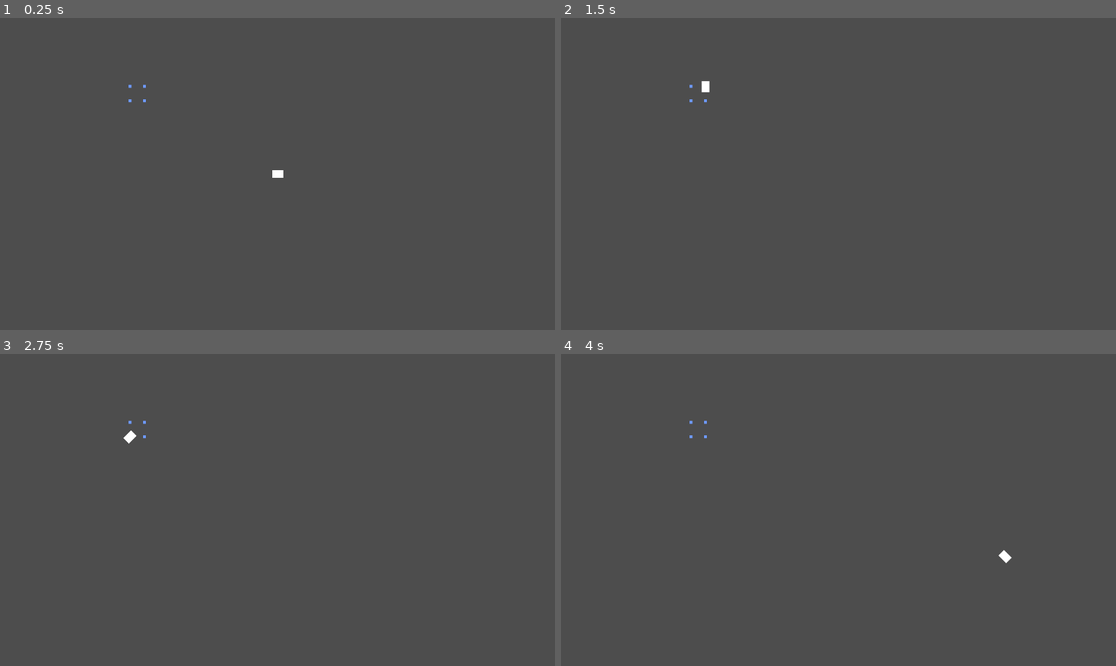
Above: before the commit, frames 1-4 (two rows, left to right).
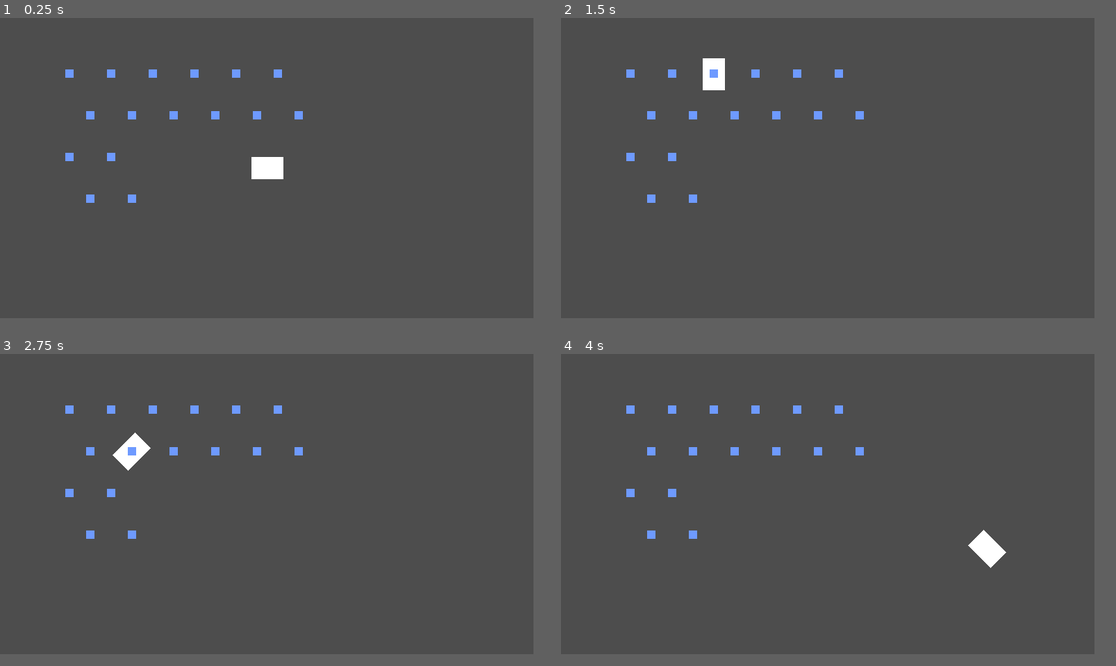
Above: after the commit, the same moments.

Repository: roam1n/forge
Game: Godot game, scene res://Scenes/foundryRoom.tscn
Same seed, same stepped clock (60 frames per second), same inputs: the game is played once before the commit and once after it. The project has no main scene, so this scene is started directly.
Inputs (mouse positions are in pixels of both pictures, inside the frame that each line leads up to):
- Up to frame 1 (0.25 s): no input
- Up to frame 2 (1.5 s): tap Enter at 0.5 s; move the mouse to (688, 86) at 0.52 s; right-click (688, 86) at 0.6 s; tap Space at 1.25 s; move the mouse to (705, 86) at 1.27 s; right-click (705, 86) at 1.35 s
- Up to frame 3 (2.75 s): tap Enter at 2 s; move the mouse to (127, 438) at 2.02 s; right-click (127, 438) at 2.1 s
- Up to frame 4 (4 s): tap Space at 2.75 s; move the mouse to (705, 438) at 2.77 s; right-click (705, 438) at 2.85 s; tap Enter at 3.5 s; move the mouse to (1005, 556) at 3.52 s; right-click (1005, 556) at 3.6 s
In our replay, the window is 799x449 before the commit and 768x432 after it. These sizes can differ from the game's own. Grey fills any space a smaller window leaves; there, only what the larger window draws over its background counts as a difference.

The runs differ from the first frame. In frame 1, 1.0% of the frame differs, in the area x 11-55%, y 16-60%; in frame 2, 1.0%; in frame 3, 1.0%; in frame 4, 1.1%, in the area x 11-82%, y 16-69%.

Commit message:
feat:根据数值生成点阵

Diff:
--- /dev/null
+++ b/Elements/backpack/chunk.tscn
@@ -0,0 +1,13 @@
+[gd_scene load_steps=2 format=3 uid="uid://cs0b85gxou0vh"]
+
+[sub_resource type="CircleShape2D" id="CircleShape2D_ooe0u"]
+radius = 15.0
+
+[node name="Chunk" type="StaticBody2D"]
+position = Vector2(128, 31)
+
+[node name="CollisionShape2D" type="CollisionShape2D" parent="."]
+shape = SubResource("CircleShape2D_ooe0u")
+
+[node name="Polygon2D" type="Polygon2D" parent="."]
+polygon = PackedVector2Array(-11, -8, 12, -8, 12, 8, -11, 8)
--- /dev/null
+++ b/Elements/dotMatrix/dot_matrix.gd
@@ -0,0 +1,26 @@
+extends Node2D
+
+
+const SOLID_DOT:PackedScene = preload("res://Elements/dotMatrix/solid_dot.tscn")
+
+@export var curr_mold: Mold
+
+# 当鼠标移到点的区域范围内，返回这个点的位置信息
+signal active_dot(dot_position:Vector2)
+
+const DISTANCE:float = 30.0
+
+func _ready() -> void:
+	generate_dot_matrix(curr_mold.solid_dots)
+
+func generate_dot_matrix(solids:PackedVector2Array) -> void:
+	for solid in solids:
+		var node:Node2D = SOLID_DOT.instantiate()
+		add_child(node)
+		node.owner = self
+		# 绘制45度倾斜点阵
+		if floori(solid.y) % 2 == 1:
+			node.position.x = solid.x * DISTANCE + DISTANCE / 2.0
+			node.position.y = solid.y * DISTANCE
+		else:
+			node.position = solid * DISTANCE
--- /dev/null
+++ b/Elements/dotMatrix/dot_matrix.tscn
@@ -0,0 +1,8 @@
+[gd_scene load_steps=3 format=3 uid="uid://b2im3a2kfprgu"]
+
+[ext_resource type="Script" path="res://Elements/dotMatrix/dot_matrix.gd" id="1_h8i4f"]
+[ext_resource type="Resource" uid="uid://bmshox531lm2" path="res://dataTables/molds/oak_staff_a12.tres" id="2_6irg1"]
+
+[node name="DotMatrix" type="Node2D"]
+script = ExtResource("1_h8i4f")
+curr_mold = ExtResource("2_6irg1")
--- a/Elements/dotMatrix/solid_dot.gd
+++ b/Elements/dotMatrix/solid_dot.gd
@@ -4,13 +4,9 @@
 signal current_dot_position(position: Vector2)
 
 func _ready() -> void:
-	print("dot ready ", position)
-
 	mouse_entered.connect(_on_mouse_entered)
-	if owner:
-		mouse_exited.connect(owner._on_solid_dot_mouse_exited)
-		current_dot_position.connect(owner._on_solid_dot_mouse_entered)
 
 func _on_mouse_entered() -> void:
-	print("current dot position: ", position)
-	current_dot_position.emit(position)
+	if owner and owner.active_dot:
+		print("current dot position: ", position)
+		owner.active_dot.emit(position)
--- a/Elements/dotMatrix/solid_dot.tscn
+++ b/Elements/dotMatrix/solid_dot.tscn
@@ -2,17 +2,15 @@
 
 [ext_resource type="Script" path="res://Elements/dotMatrix/solid_dot.gd" id="1_poiew"]
 
-[sub_resource type="CircleShape2D" id="CircleShape2D_s40ct"]
-radius = 8.0
+[sub_resource type="RectangleShape2D" id="RectangleShape2D_2p3pu"]
+size = Vector2(30, 30)
 
 [node name="SolidDot" type="Area2D"]
 collision_layer = 15
-collision_priority = 99.0
-priority = 99
 script = ExtResource("1_poiew")
 
 [node name="CollisionShape2D" type="CollisionShape2D" parent="."]
-shape = SubResource("CircleShape2D_s40ct")
+shape = SubResource("RectangleShape2D_2p3pu")
 
 [node name="Polygon2D" type="Polygon2D" parent="."]
 color = Color(0.435294, 0.603922, 1, 1)
--- a/Scenes/foundryRoom.gd
+++ b/Scenes/foundryRoom.gd
@@ -1,6 +1,7 @@
 extends Node2D
 
-@onready var rigid_body_2d: CollisionObject2D = $RigidBody2D
+
+@onready var chunk: StaticBody2D = $Chunk
 
 const ROTATE_DEGREES: float = 45.0
 
@@ -10,23 +11,20 @@
 	_is_focusing_chunk = true
 
 func _physics_process(_delta: float) -> void:
-	if _is_focusing_chunk:
-		rigid_body_2d.position = get_local_mouse_position()
+	if _is_focusing_chunk or (get_local_mouse_position() - chunk.position).length() >= 25.0:
+		_is_focusing_chunk = true
+		chunk.position = get_local_mouse_position()
 
 	if Input.is_action_just_pressed("mouse_right"):
-		rigid_body_2d.rotation_degrees = _rotate_chunk(rigid_body_2d.rotation_degrees)
-		print("rotation: ", rigid_body_2d.rotation_degrees)
+		chunk.rotation_degrees = _rotate_chunk(chunk.rotation_degrees)
+		print("rotation: ", chunk.rotation_degrees)
 
-func _on_solid_dot_mouse_entered(dot_position: Vector2) -> void:
-	rigid_body_2d.position = dot_position
+func _on_dot_matrix_active_dot(dot_position: Vector2) -> void:
+	chunk.position = dot_position
 	_is_focusing_chunk = false
-	print("remove rigid body")
 
-func _on_solid_dot_mouse_exited() -> void:
-	_is_focusing_chunk = true
-	print("leave area")
-
+# 控制chunk每次旋转的角度，将值域控制在[0,360)中
 func _rotate_chunk(current_degrees:float) -> float:
-	if current_degrees > 360.0 :
+	if current_degrees >= 360.0 - ROTATE_DEGREES:
 		return current_degrees - 360.0 + ROTATE_DEGREES
 	return current_degrees + ROTATE_DEGREES
--- a/Scenes/foundryRoom.tscn
+++ b/Scenes/foundryRoom.tscn
@@ -1,31 +1,17 @@
 [gd_scene load_steps=4 format=3 uid="uid://buxb7ioborqqj"]
 
 [ext_resource type="Script" path="res://Scenes/foundryRoom.gd" id="1_q1cvm"]
-[ext_resource type="PackedScene" uid="uid://bbtmlqwqbnwwa" path="res://Elements/dotMatrix/solid_dot.tscn" id="1_vifgb"]
-
-[sub_resource type="CircleShape2D" id="CircleShape2D_ooe0u"]
-radius = 15.0
+[ext_resource type="PackedScene" uid="uid://cs0b85gxou0vh" path="res://Elements/backpack/chunk.tscn" id="2_nsnny"]
+[ext_resource type="PackedScene" uid="uid://b2im3a2kfprgu" path="res://Elements/dotMatrix/dot_matrix.tscn" id="2_ot4po"]
 
 [node name="FoundryRoom" type="Node2D"]
-position = Vector2(270, 142)
+position = Vector2(50, 40)
 script = ExtResource("1_q1cvm")
 
-[node name="SolidDot1" parent="." instance=ExtResource("1_vifgb")]
+[node name="Chunk" parent="." instance=ExtResource("2_nsnny")]
+position = Vector2(276, 151)
+input_pickable = true
 
-[node name="SolidDot2" parent="." instance=ExtResource("1_vifgb")]
-position = Vector2(30, 0)
+[node name="DotMatrix" parent="." instance=ExtResource("2_ot4po")]
 
-[node name="SolidDot3" parent="." instance=ExtResource("1_vifgb")]
-position = Vector2(0, 30)
-
-[node name="SolidDot4" parent="." instance=ExtResource("1_vifgb")]
-position = Vector2(30, 30)
-
-[node name="RigidBody2D" type="StaticBody2D" parent="."]
-position = Vector2(128, 31)
-
-[node name="CollisionShape2D" type="CollisionShape2D" parent="RigidBody2D"]
-shape = SubResource("CircleShape2D_ooe0u")
-
-[node name="Polygon2D" type="Polygon2D" parent="RigidBody2D"]
-polygon = PackedVector2Array(-11, -8, 12, -8, 12, 8, -11, 8)
+[connection signal="active_dot" from="DotMatrix" to="." method="_on_dot_matrix_active_dot"]
--- /dev/null
+++ b/dataTables/molds/oak_staff_a12.tres
@@ -0,0 +1,8 @@
+[gd_resource type="Resource" script_class="Mold" load_steps=2 format=3 uid="uid://bmshox531lm2"]
+
+[ext_resource type="Script" path="res://scripts/Mold.gd" id="1_4b6lm"]
+
+[resource]
+script = ExtResource("1_4b6lm")
+solid_dots = PackedVector2Array(0, 0, 1, 0, 2, 0, 3, 0, 4, 0, 5, 0, 1, 1, 1, 2, 1, 3, 2, 1, 3, 1, 4, 1, 5, 1, 0, 1, 0, 2, 0, 3)
+name = ""
--- a/project.godot
+++ b/project.godot
@@ -8,6 +8,16 @@
 
 config_version=5
 
+[addons]
+
+resources_spreadsheet_view/array_color_tint=100.0
+resources_spreadsheet_view/color_rows=true
+resources_spreadsheet_view/array_min_width=128.0
+resources_spreadsheet_view/resource_preview_size=32.0
+resources_spreadsheet_view/clip_headers=false
+resources_spreadsheet_view/dupe_arrays=true
+resources_spreadsheet_view/context_menu_on_leftclick=false
+
 [application]
 
 config/name="forge"
@@ -15,7 +25,12 @@
 
 [display]
 
+window/size/viewport_width=384
+window/size/viewport_height=216
 window/size/always_on_top=true
+window/size/window_width_override=1152
+window/size/window_height_override=648
+window/stretch/mode="canvas_items"
 
 [input]
 
--- /dev/null
+++ b/scripts/Mold.gd
@@ -0,0 +1,5 @@
+class_name Mold
+extends Resource
+
+@export var solid_dots:PackedVector2Array = PackedVector2Array()
+@export var name:String
